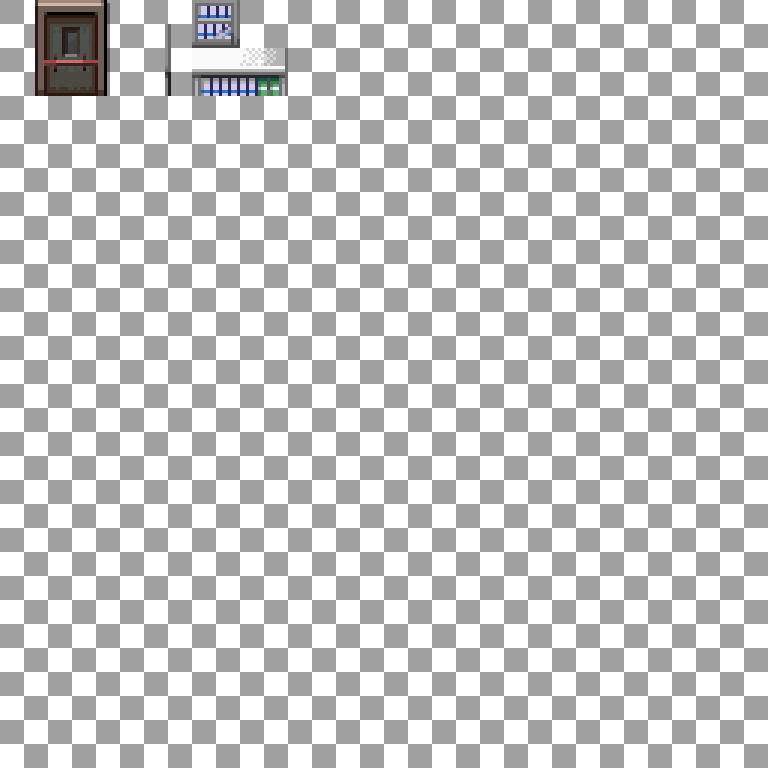
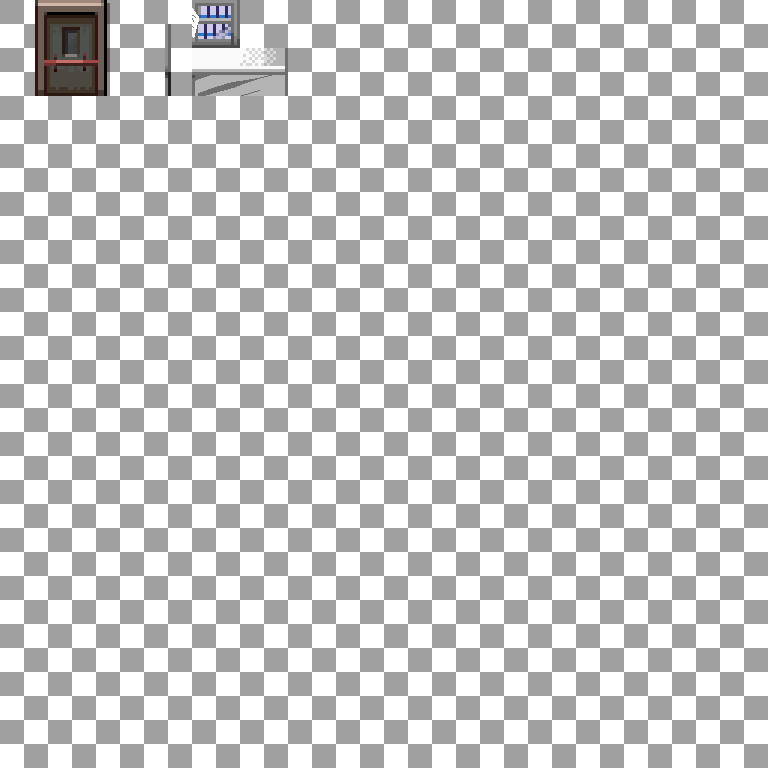
Revision of a layered 768px x 768px image; what changed, layer by layer:
painted on "Layer 2" over <box>195,75,285,96</box>
renamed "HIDE BEFORE SAFE" to "Layer 1", moved it above "HIDE BEFORE SAFE", painted on it over <box>192,8,285,96</box>
renamed "Layer 1" to "HIDE BEFORE SAFE", painted on it over <box>192,8,285,96</box>
